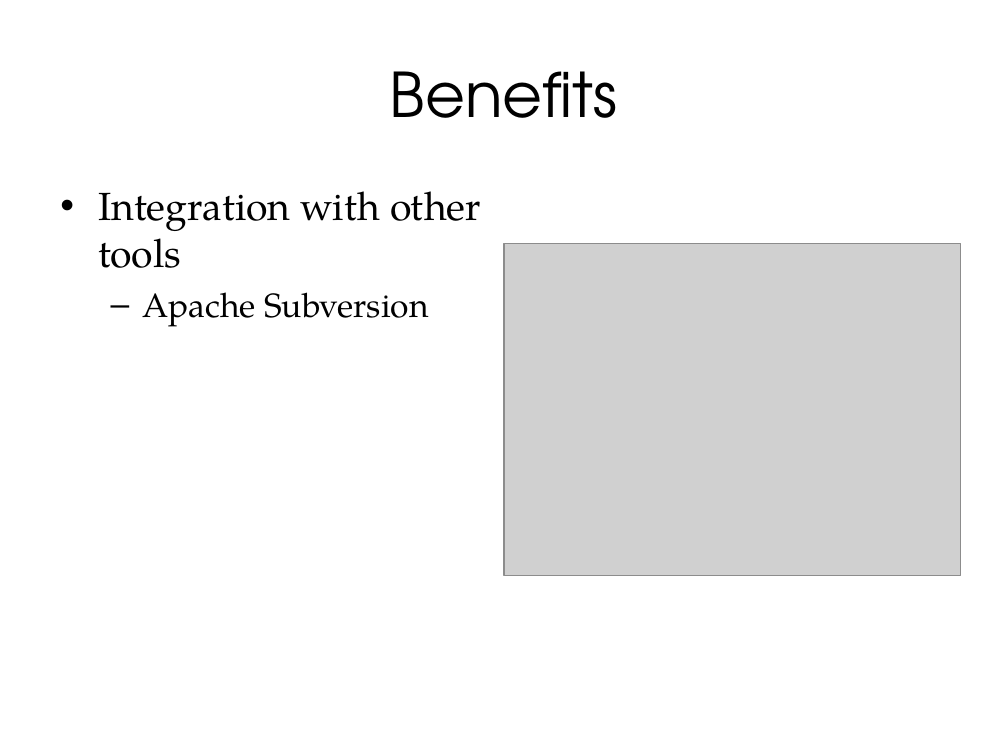
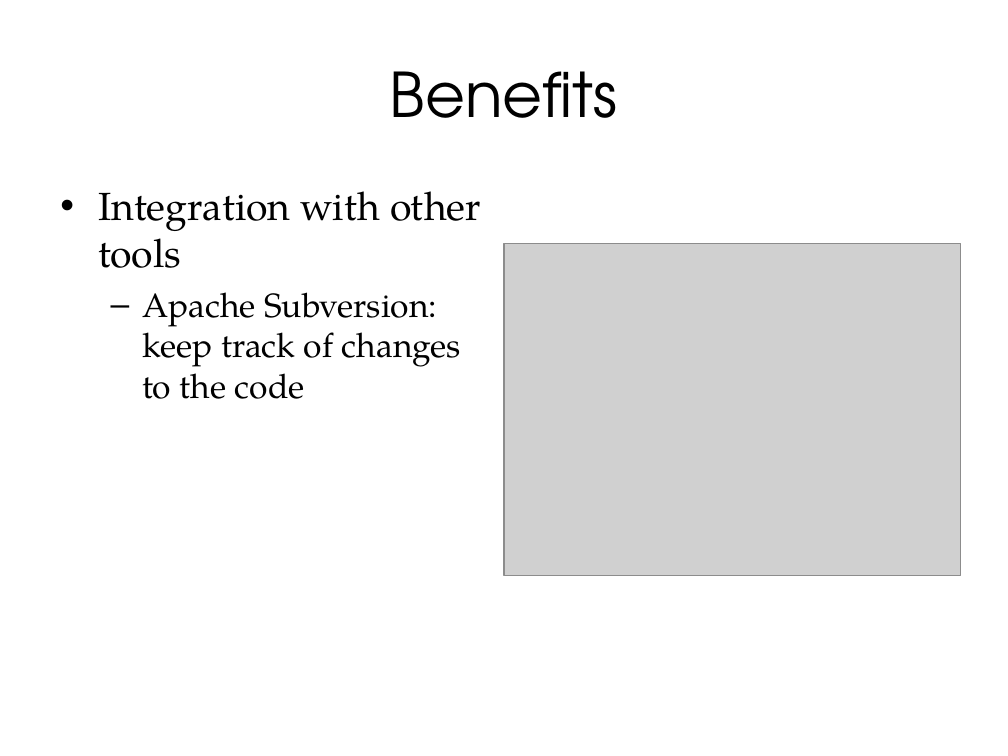
Before and after one commit to hdgarrood/yini-cttb-redmine, a slide deck: slide 4 of Migrating to Redmine.ppt. Drawn at 1008x756 pixels with LibreOffice and Linux fonts; fonts in the diff are those of the drawing; grey boxes stand for pictures; background and template pictures are left out. Boxes give left, top, right and bottom in pixels: in the first picture for what was removed or moved away, otherwise in the second. Text is boxed around its words. In the diff, an @@ line names an element or a change of style, - is before the commit and + after.

Commit message:
amend presentation
now includes more text, plus testimonial is on a slide

```diff
--- a/Migrating to Redmine.ppt
+++ b/Migrating to Redmine.ppt
@@ text at [142, 292, 461, 399]: text changed @@
-  – Apache Subversion
+  – Apache Subversion: keep track of changes to the code
```
Also in this commit, not shown: 2 other slides changed, 1 slide added.
